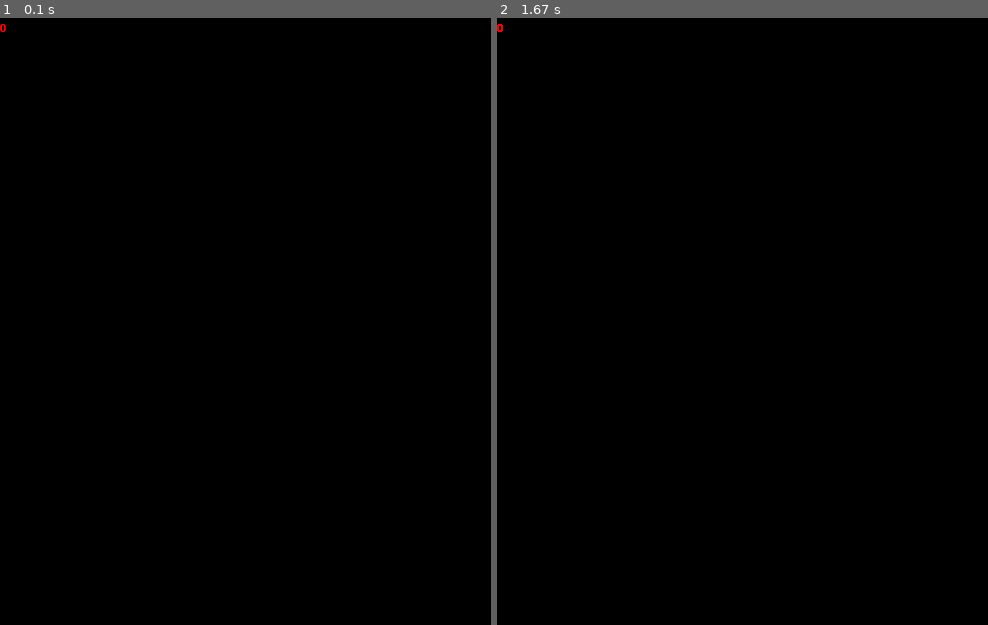
Above: before the commit, frames 1-2 (left to right).
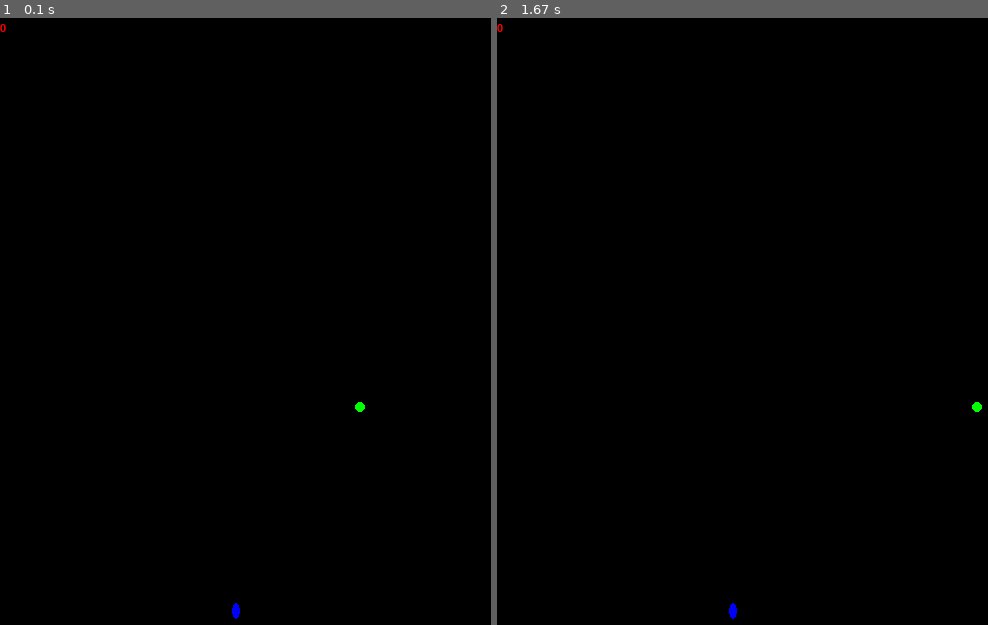
Above: after the commit, the same moments.

Repository: b0ggyb33/mrgameandwatch
Game: pygame game, started from pygameInterface.py
The game is run twice, just before and just after one commit, with the same random seed, the same clock (stepped at 60 frames per second) and the same inputs. The source is Python 2; it was converted automatically to run under Python 3.
Inputs:
- Up to frame 1 (0.1 s): no input
- Up to frame 2 (1.67 s): no input

The runs differ from the first frame. In frame 1, less than 0.1% of the frame differs, in the area x 0-75%, y 0-100%; in frame 2, less than 0.1%, in the area x 0-99%, y 0-100%.

Commit message:
ball and MGW rendered crudely

Diff:
--- a/pygameInterface.py
+++ b/pygameInterface.py
@@ -16,7 +16,6 @@
         self.world = World.World()
 
         self.renderer = renderer.Renderer(self.world,600, 800)
-
 
         clock = pygame.time.Clock()
         done=False
--- a/renderer.py
+++ b/renderer.py
@@ -1,6 +1,6 @@
 import pygame
 import pygame.gfxdraw,pygame.rect
-
+import World
 
 class Renderer(object):
     """Handles all GUI related stuff"""
@@ -21,7 +21,17 @@
         self.screen = pygame.display.set_mode((width, height))
         pygame.display.set_caption("MrGameAndWatch")
 
+        self.ballColour=(0,255,0)
+        self.ballRadius=5
+        self.mgwColour=(0,0,255)
+        self.mgwWidth=16
+        self.mgwHeight=8
         self.surface = pygame.Surface(self.screen.get_size())
+
+        self.positions={}
+        for name,value in World.positions.items():
+            self.positions[name]=value*self.width/float(len(World.positions))
+
 
 
     def update(self):
@@ -32,7 +42,10 @@
         return True
 
     def draw(self):
+        self.surface.fill((0,0,0))
         self.renderScore()
+        self.renderBalls()
+        self.renderMGW()
 
         self.screen.blit(self.surface,(0,0))
 
@@ -44,3 +57,14 @@
         string = str(self.world.score)
         position=(position[0],position[1]+fontSize)
         self.surface.blit(font.render(string,True,(255,0,0)),position)
+
+    def renderBalls(self):
+        for ball in self.world.balls:
+            location=int(ball.position *self.width/float(len(World.positions))) , self.height/2
+            pygame.draw.circle(self.surface,self.ballColour,location,self.ballRadius)
+
+
+    def renderMGW(self):
+        mgw = self.world.mgw
+        location=pygame.rect.Rect(int(mgw.position *self.width/float(len(World.positions))) - self.mgwWidth/2 , 3*self.height/4 - self.mgwHeight/2,self.mgwHeight,self.mgwWidth)
+        pygame.draw.ellipse(self.surface,self.mgwColour,location)
